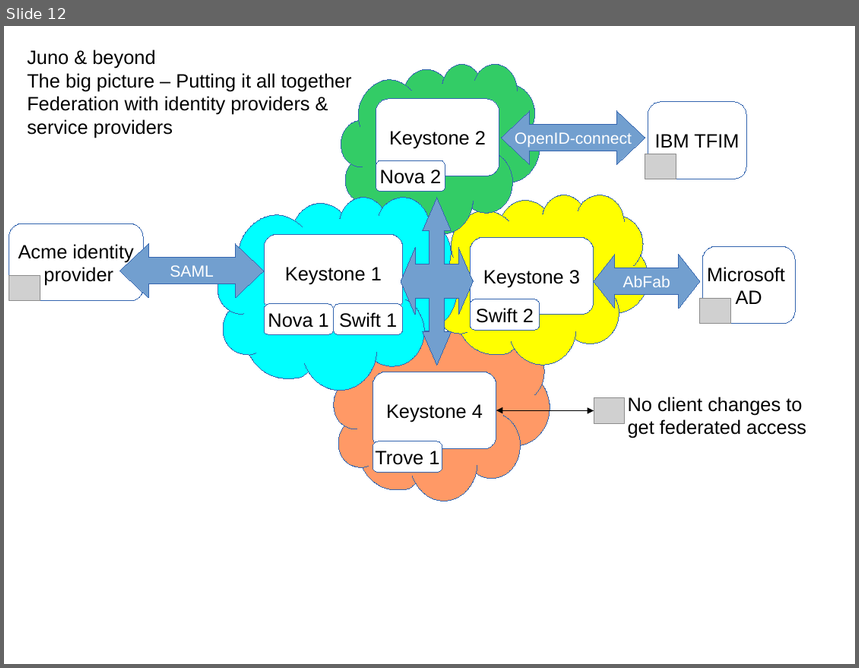
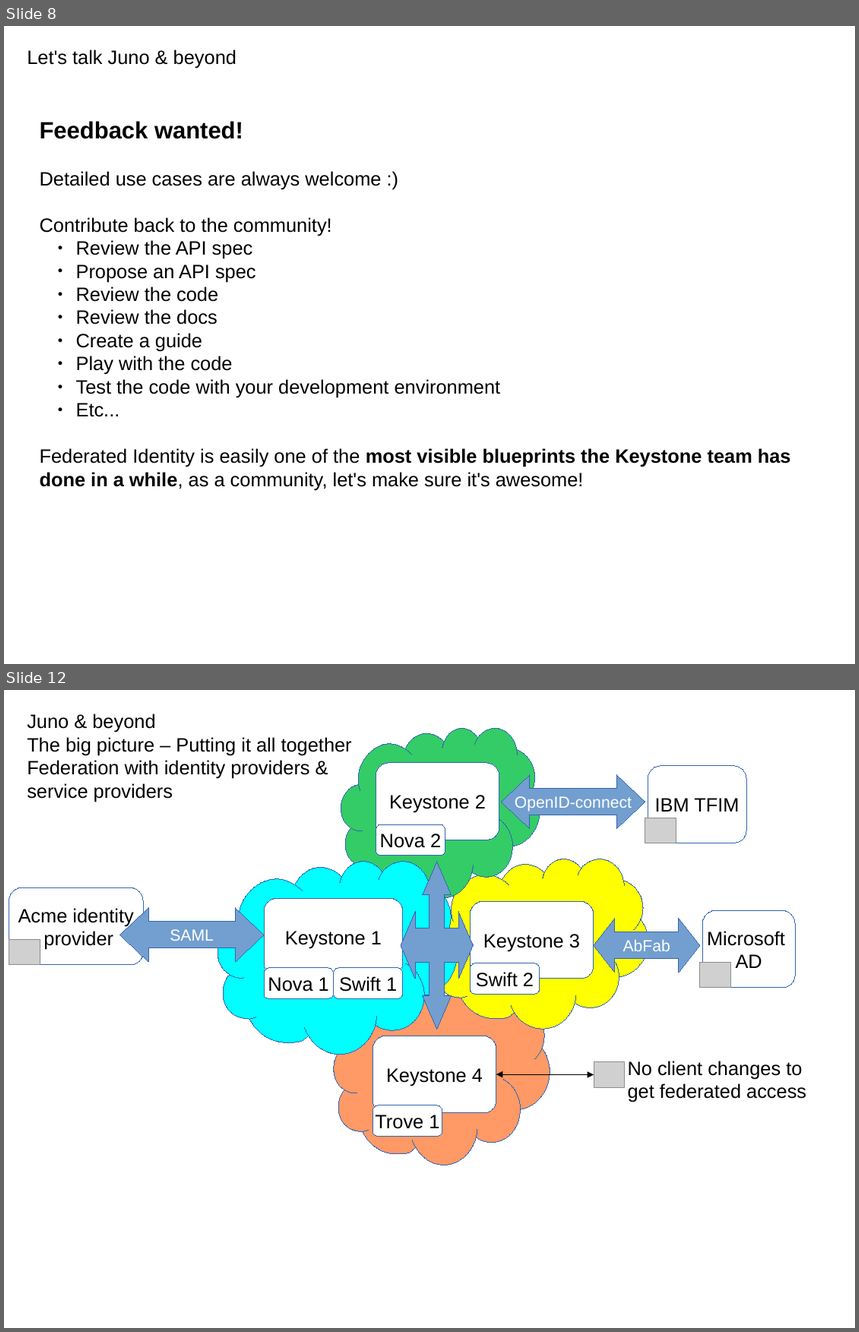
Before and after one commit to joesavak/OpenStackFederation, a slide deck: os-federation.odp. Shown one above the other, each under a label of ours: slide 12 before the commit, slides 8 and 12 after it; the slides between them are not shown. The pictures are 859x668 and 859x1332 pixels, drawn with LibreOffice and Linux fonts; fonts in the diff are those of the drawing; grey boxes stand for pictures. Boxes give left, top, right and bottom in pixels: in the first picture for what was removed or moved away, otherwise in the second. Text is boxed around its words. In the diff, an @@ line names an element or a change of style, - is before the commit and + after.

```diff
--- a/os-federation.odp
+++ b/os-federation.odp
@@ slide 8 added at (x1=4, y1=26, x2=855, y2=664), background #FFFFFF @@
@@ text added at (x1=27, y1=50, x2=237, y2=69), 18 pt, text #000000 @@
+Let's talk Juno & beyond
@@ text added at (x1=40, y1=121, x2=791, y2=490), 18 pt, text #000000 @@
+Feedback wanted!
+Detailed use cases are always welcome :)
+Contribute back to the community!
+  ● Review the API spec
+  ● Propose an API spec
+  ● Review the code
+  ● Review the docs
+  ● Create a guide
+  ● Play with the code
+  ● Test the code with your development environment
+  ● Etc...
+Federated Identity is easily one of the most visible blueprints the Keystone team has done in a while, as a community, let's make sure it's awesome!
```
Also in this commit, not shown: 3 slides changed, 1 other slide added, 1 slide removed.
